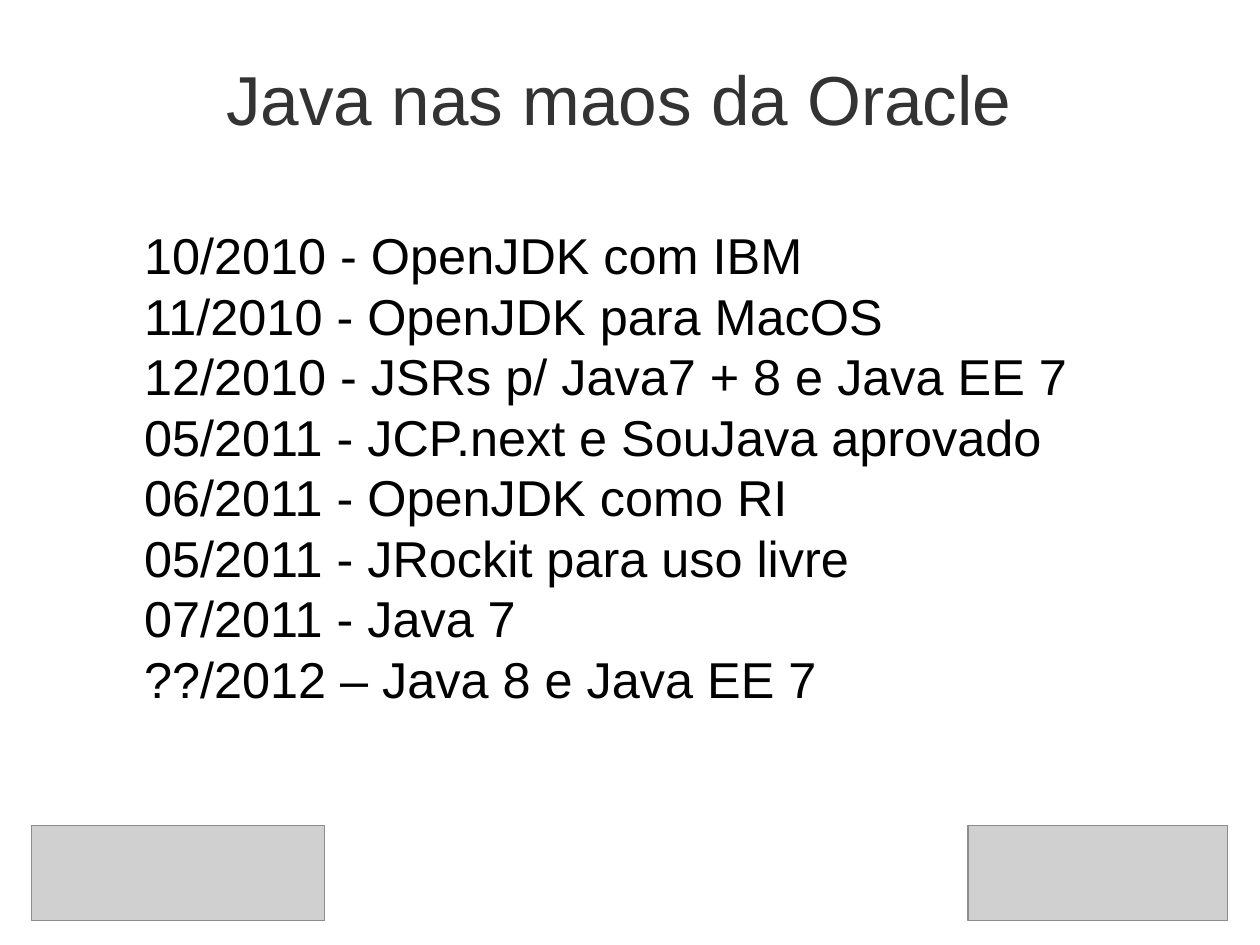
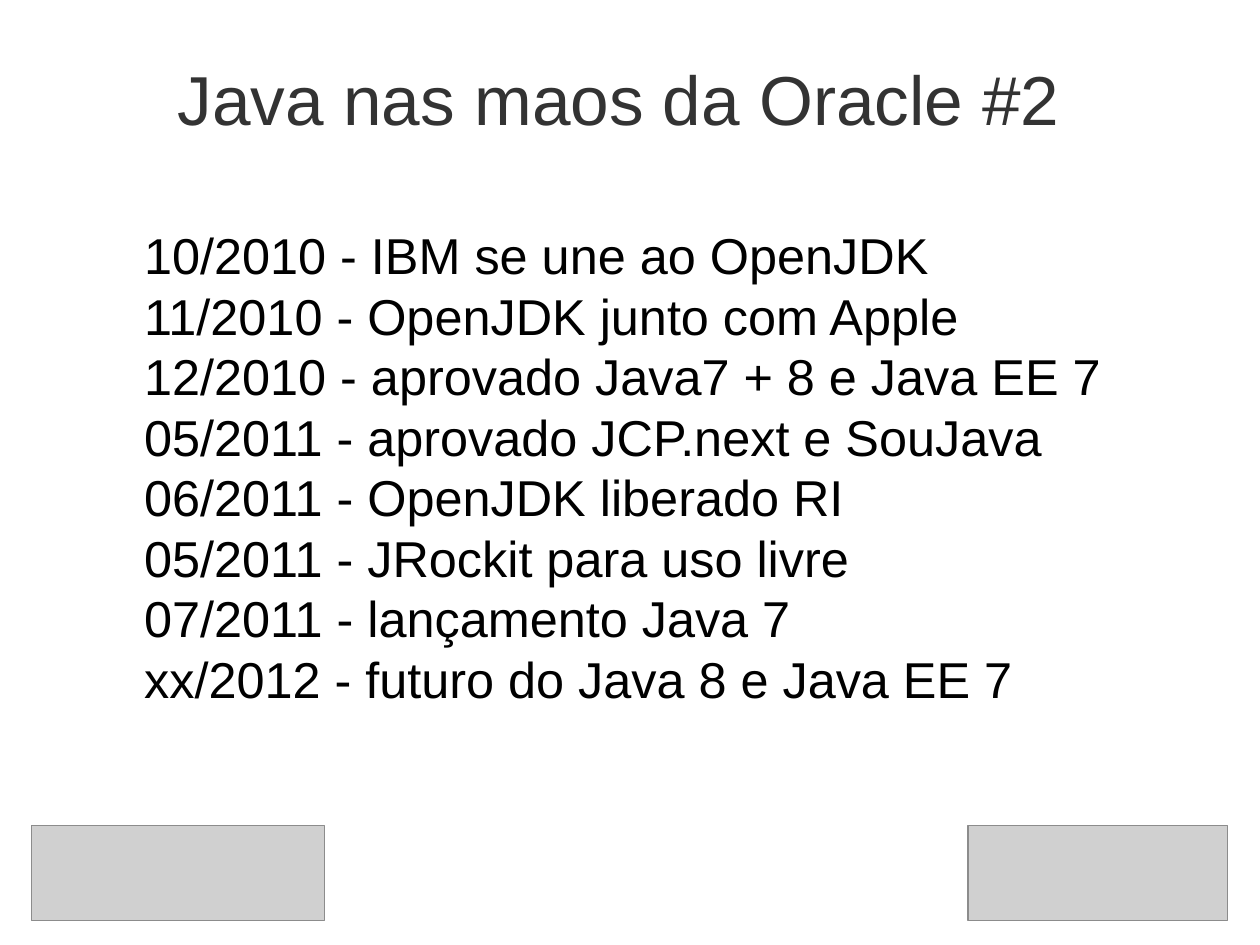
Before and after one commit to steppat/caelumday, a slide deck: slide 21 of caelumday2011.odp (slide 5 before the commit). Drawn at 1260x945 pixels with LibreOffice and Linux fonts; fonts in the diff are those of the drawing; grey boxes stand for pictures; background and template pictures are left out. Boxes give left, top, right and bottom in pixels: in the first picture for what was removed or moved away, otherwise in the second. Text is boxed around its words. In the diff, an @@ line names an element or a change of style, - is before the commit and + after.

```diff
--- a/caelumday2011.odp
+++ b/caelumday2011.odp
@@ title at (178,74,1059,126): text changed @@
-Java nas maos da Oracle
+Java nas maos da Oracle #2
@@ text at (144,237,1101,526): text changed @@
-10/2010 - OpenJDK com IBM
-11/2010 - OpenJDK para MacOS
-12/2010 - JSRs p/ Java7 + 8 e Java EE 7
-05/2011 - JCP.next e SouJava aprovado
-06/2011 - OpenJDK como RI
+10/2010 - IBM se une ao OpenJDK
+11/2010 - OpenJDK junto com Apple
+12/2010 - aprovado Java7 + 8 e Java EE 7
+05/2011 - aprovado JCP.next e SouJava
+06/2011 - OpenJDK liberado RI
@@ text at (144,600,1012,699): text changed @@
-07/2011 - Java 7
-??/2012 – Java 8 e Java EE 7
+07/2011 - lançamento Java 7
+xx/2012 - futuro do Java 8 e Java EE 7
```
Also in this commit, not shown: 13 other slides changed, 24 slides added, 2 slides removed, 16 other files.
